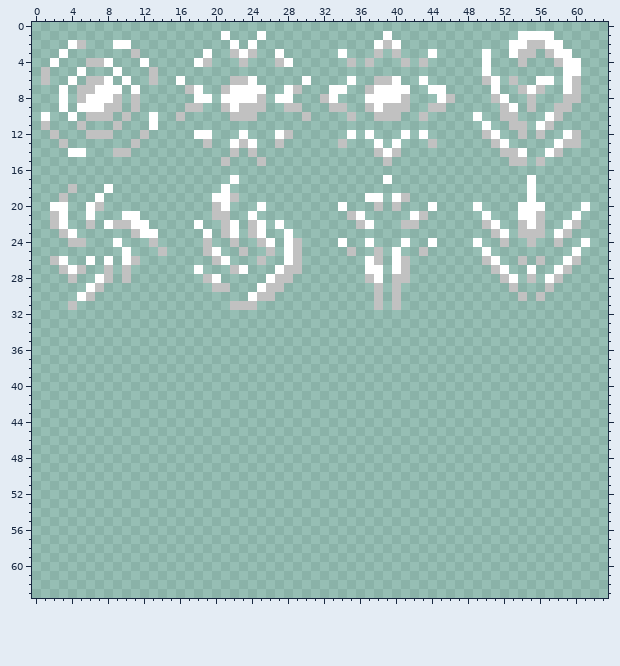
Pixel-art sprite: src/main/resources/assets/explorers_of_ether/textures/font/elements_16x.png. The picture above is the old version.
The file is 64x64 pixels. Colours within 5 levels of each other are drawn and written as one.
After:
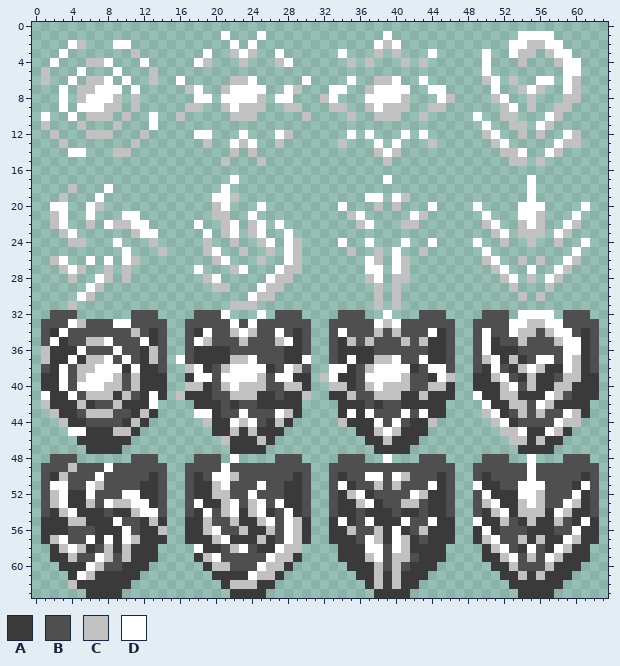
Palette (. is transparent): A #3a3a3a  B #4f4f4f  C #c1c1c1  D #ffffff
Diff:
y 32: x 2..4 ... -> BBB; x 11..13 ... -> BBB; x 18..21 .... -> BBBD; x 25 . -> D; x 27..29 ... -> BBB; x 34..36 ... -> BBB; x 39 . -> D; x 43..45 ... -> BBB; x 50..52 ... -> BBB; x 54..57 .... -> DDDD; x 59..61 ... -> BBB
y 33: x 1..14 .............. -> BBBDCBBBDDBBBB; x 17..30 .............. -> BBBBBDBDBBBBBB; x 33..46 .............. -> BBBBBDCDBBBBBB; x 49..62 .............. -> BBBBDDCCDDBBBB
y 34: x 1..14 .............. -> BADBBBBBBBCBAB; x 17..30 .............. -> BADBBCDCBBDBAB; x 33..46 .............. -> BDBBBCBCBBBDAB; x 49..62 .............. -> BDBBDCCBCDDBAB
y 35: x 1..14 .............. -> BDABBCCDBBBDAB; x 17..30 .............. -> BDCBBBCBBBCDAB; x 33..46 .............. -> BACBCBBBCBCAAB; x 49..62 .............. -> BDABBCBBBCDDAB
y 36: x 1..14 .............. -> CAAADBBBDBBACB; x 17..30 .............. -> BAAAABBBBBBAAB; x 33..46 .............. -> BAAAABBBBBBAAB; x 49..62 .............. -> BDAAABBBBBDDAB
y 37: x 1..14 .............. -> CAADACCDBDBACB; x 16..30 ............... -> DBAAAACCDBBBAAD; x 33..46 .............. -> BADAACCDBBDAAB; x 49..62 .............. -> BCDACABDDBDCAB
y 38: x 1..14 .............. -> BADBCCDDDADAAB; x 17..30 .............. -> CDABCDDDDABDCB; x 33..46 .............. -> DDABCDDDDABDDB; x 49..62 .............. -> BADBACDCAADCAB
y 39: x 1..14 .............. -> AADBCDDDCBCAAA; x 17..30 .............. -> ADDBDDDDCBDDAA; x 32..46 ............... -> CDAABDDDDCBBADC; x 49..62 .............. -> AACDBACAABCCAA
y 40: x 1..14 .............. -> AADBDDDCCBCAAA; x 17..30 .............. -> CCABCDCCCBBCCA; x 33..46 .............. -> CCABCDCCCBBCCA; x 49..62 .............. -> AAACDBCAACCAAA
y 41: x 1..14 .............. -> DAADBCCCACBADA; x 16..30 ............... -> CAAABBCCCAABAAC; x 33..46 .............. -> AACBBCCCAACAAA; x 49..62 .............. -> DAACCAAADCBAAA
y 42: x 1..13 ............. -> CAAACABBCAAAD; x 18..29 ............ -> AAABABBAAAAA; x 34..45 ............ -> AAABABBAAAAA; x 50..61 ............ -> DAACCBDCAAAA
y 43: x 2..13 ............ -> CAABCCCBBACA; x 18..29 ............ -> DDABBDBBBDCA; x 34..45 ............ -> ADADBBBDBDAA; x 50..61 ............ -> CDABCBCBBDCA
y 44: x 3..12 .......... -> CAABBBBACA; x 19..28 .......... -> CAADCDBACA; x 34..44 ........... -> CAAADBDBAAC; x 51..60 .......... -> CDABBBBDCC
y 45: x 4..11 ........ -> DDAAACCA; x 20..27 ........ -> AACACAAA; x 36..43 ........ -> AACDCAAA; x 52..59 ........ -> CCDAADCA
y 46: x 5..10 ...... -> AAAAAA; x 21..26 ...... -> CAAACA; x 37..42 ...... -> AACAAA; x 53..58 ...... -> CCACAA
y 47: x 6..9 .... -> AAAA; x 22..25 .... -> AAAA; x 38..41 .... -> AAAA; x 54..57 .... -> AAAA
y 48: x 2..4 ... -> BBB; x 11..13 ... -> BBB; x 18..20 ... -> BBB; x 22 . -> D; x 27..29 ... -> BBB; x 34..36 ... -> BBB; x 39 . -> D; x 43..45 ... -> BBB; x 50..52 ... -> BBB; x 55 . -> D; x 59..61 ... -> BBB
y 49: x 1..14 .............. -> BBBCBBBDBBBBBB; x 17..30 .............. -> BBBBDBBBBBBBBB; x 33..46 .............. -> BBBBBBBBBBBBBB; x 49..62 .............. -> BBBBBBDBBBBBBB
y 50: x 1..14 .............. -> BACBBBDBBBBBAB; x 17..30 .............. -> BABDDCBBBBBBAB; x 33..46 .............. -> BABBDDBDCBBBAB; x 49..62 .............. -> BABBBBDBBBBBAB
y 51: x 1..14 .............. -> BDDBBDCBBBBAAB; x 17..30 .............. -> BAACDBBBDBBAAB; x 33..46 .............. -> BDABBCBCBBBDAB; x 49..62 .............. -> DAABBDDDBBBADB
y 52: x 1..14 .............. -> BCDAADBBBDDAAB; x 17..30 .............. -> BAACCBBDBBBAAB; x 33..46 .............. -> BACDABBBBDCAAB; x 49..62 .............. -> BDAAADDCBBBDAB
y 53: x 1..14 .............. -> BCDAACBDCCDDAB; x 17..30 .............. -> BDAACDBCDBDAAB; x 33..46 .............. -> BAACDABBCCBAAB; x 49..62 .............. -> BCDAACDCBBDCAB
y 54: x 1..14 .............. -> BACDAAABAACDDB; x 17..30 .............. -> BADBCDACDABDAB; x 33..46 .............. -> BAABAAABAABAAB; x 49..62 .............. -> BACDACCCADCAAB
y 55: x 1..14 .............. -> AAACCAAADBBACA; x 17..30 .............. -> AACBBCAACDBDCA; x 33..46 .............. -> ADABDAAADBBDAA; x 49..62 .............. -> DAACBACAACBADA
y 56: x 1..14 .............. -> AAABBBAAADBAAC; x 17..30 .............. -> AACDBBCAACBDCA; x 33..46 .............. -> AACBBCADABCAAA; x 49..62 .............. -> ADABBBAAABBDAA
y 57: x 1..14 .............. -> ACDBBDADADCAAA; x 17..30 .............. -> AAACDAAACABDCA; x 33..46 .............. -> AAABDCADCABAAA; x 49..62 .............. -> ACDBBCACAADCAA
y 58: x 2..13 ............ -> ACDCABCACAAA; x 18..29 ............ -> DAABCDBAADCC; x 34..45 ............ -> AAADDBDCAAAA; x 50..61 ............ -> ACDBADBADCAA
y 59: x 2..13 ............ -> AACBBDCBCAAA; x 18..29 ............ -> ACDBBBBBDCCA; x 34..45 ............ -> AAACDBCCBAAA; x 50..61 ............ -> AACDBCBDCAAA
y 60: x 3..12 .......... -> AAADCBBAAA; x 19..28 .......... -> ACCBBBDCCA; x 35..44 .......... -> AAACBCBAAA; x 51..60 .......... -> AACBBBCAAA
y 61: x 4..11 ........ -> ADCAAAAA; x 20..27 ........ -> AAAADCCA; x 36..43 ........ -> AACACAAA; x 52..59 ........ -> AACACAAA
y 62: x 4..10 ....... -> CAAAAAA; x 21..26 ...... -> ACCCAA; x 37..42 ...... -> ACACAA; x 53..58 ...... -> AAAAAA
y 63: x 6..9 .... -> AAAA; x 22..25 .... -> AAAA; x 38..41 .... -> AAAA; x 54..57 .... -> AAAA
